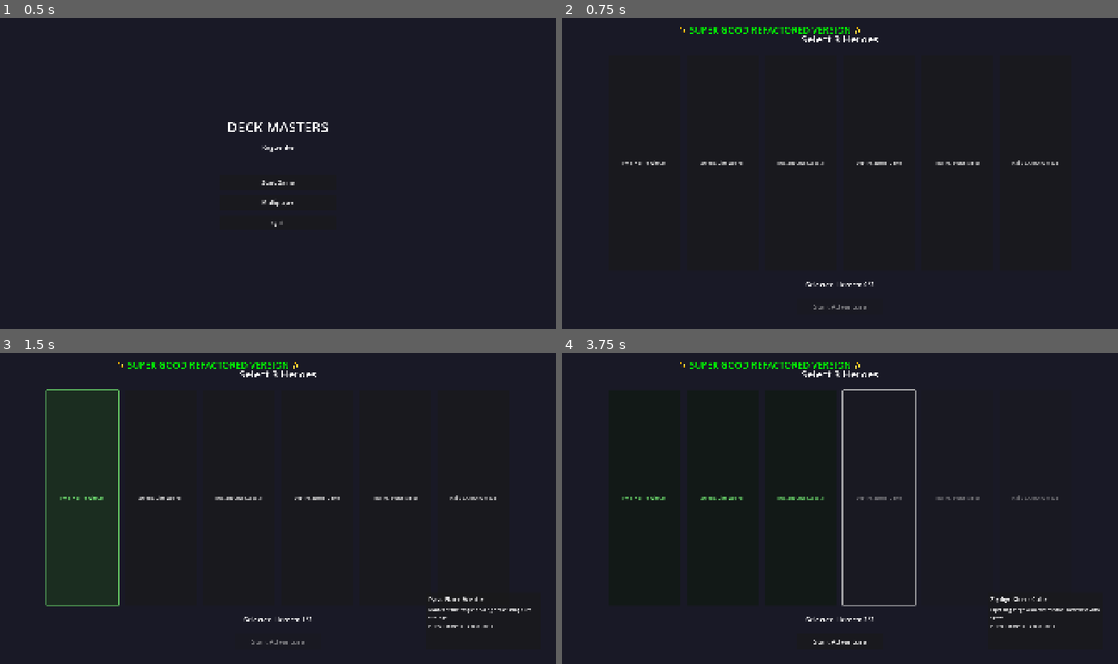
Above: before the commit, frames 1-4 (two rows, left to right).
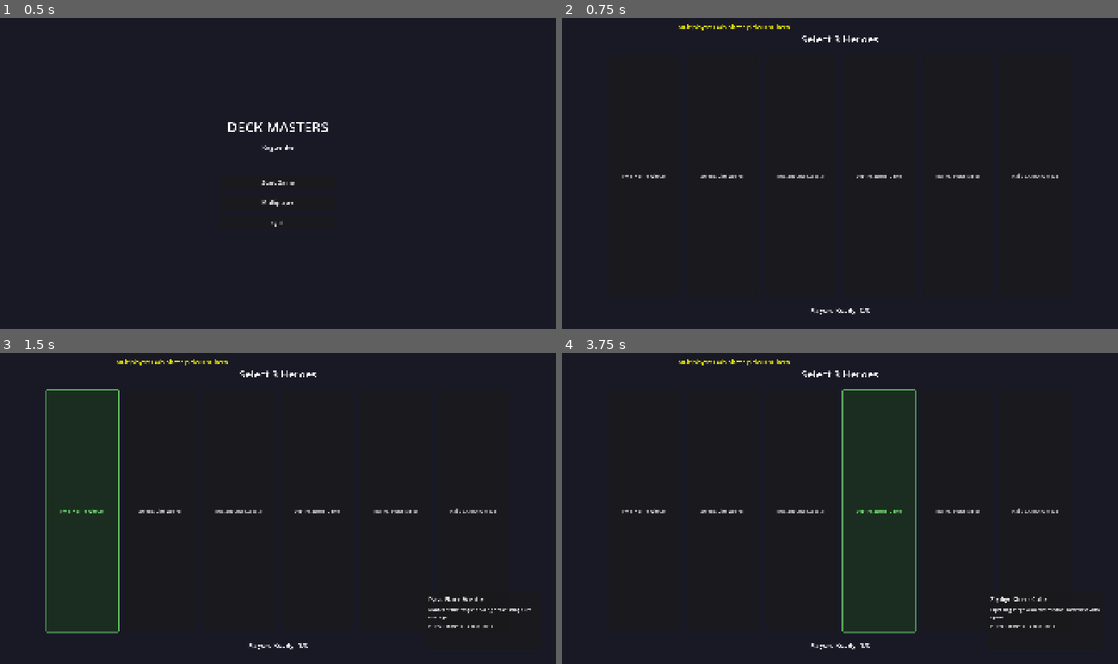
Above: after the commit, the same moments.

Repository: foldedtowels/multi-player-rogue-like
Game: Godot game, scene res://scenes/main_menu.tscn
Same seed, same stepped clock (60 frames per second), same inputs: the game is played once before the commit and once after it.
Inputs (mouse positions are in pixels of both pictures, inside the frame that each line leads up to):
- Up to frame 1 (0.5 s): no input
- Up to frame 2 (0.75 s): click "Start Game" at 0.5 s
- Up to frame 3 (1.5 s): click "Pyra, Flame Wielder" at 1.25 s
- Up to frame 4 (3.75 s): click "Selene, Life Weaver" at 2 s; click "Nyx, Shadow Assassin" at 2.75 s; click (878, 511) at 3.5 s, where only the run after the commit has a clickable "Zephyr, Storm Caller"

Frame 1 is identical in both runs. In frame 2, 1.5% of the frame differs, in the area x 10-90%, y 2-96%; in frame 3, 1.7%; in frame 4, 2.2%.

Commit message:
Refactor character selection for multiplayer
- Each player now picks ONE hero (not 3)
- Selections synced via RPC across all clients
- Heroes picked by others shown in red and disabled
- Host can start when all 3 players have selected
- Proper network ownership assignment

Diff:
--- a/scripts/character_selection.gd
+++ b/scripts/character_selection.gd
@@ -1,7 +1,10 @@
 extends Control
 
 var hero_db: Node
-var selected_heroes: Array[int] = []
+var network_manager: Node
+var my_selection: int = -1  # -1 = not selected
+var all_selections: Dictionary = {}  # peer_id -> hero_index
+
 var hero_buttons: Array[Button] = []
 
 @onready var hero_container: HBoxContainer = $VBoxContainer/HeroContainer
@@ -14,18 +17,20 @@
 
 func _ready():
 	hero_db = get_node("/root/HeroDatabase")
+	network_manager = get_node("/root/NetworkManager")
+
 	start_button.pressed.connect(_on_start_pressed)
 	start_button.disabled = true
 	info_panel.visible = false
 
-	# Add version indicator
-	var version_label = Label.new()
-	version_label.text = "✨ SUPER GOOD REFACTORED VERSION ✨"
-	version_label.add_theme_font_size_override("font_size", 32)
-	version_label.add_theme_color_override("font_color", Color(0, 1, 0))  # Bright green
-	version_label.horizontal_alignment = HORIZONTAL_ALIGNMENT_CENTER
-	version_label.position = Vector2(400, 20)
-	add_child(version_label)
+	# Add multiplayer status indicator
+	var status_label = Label.new()
+	status_label.text = "Multiplayer: Each player picks ONE hero"
+	status_label.add_theme_font_size_override("font_size", 20)
+	status_label.add_theme_color_override("font_color", Color(1, 1, 0))
+	status_label.horizontal_alignment = HORIZONTAL_ALIGNMENT_CENTER
+	status_label.position = Vector2(400, 20)
+	add_child(status_label)
 
 	create_hero_buttons()
 	update_selected_label()
@@ -45,13 +50,20 @@
 		hero_buttons.append(button)
 
 func _on_hero_button_pressed(index: int):
-	if selected_heroes.has(index):
+	# In multiplayer, each player picks ONE hero
+	if my_selection == index:
 		# Deselect
-		selected_heroes.erase(index)
+		my_selection = -1
 	else:
-		# Select if less than 3
-		if selected_heroes.size() < 3:
-			selected_heroes.append(index)
+		# Select this hero
+		my_selection = index
+
+	# Broadcast selection to all clients
+	var game_manager = get_node("/root/GameManager")
+	if multiplayer.is_server():
+		game_manager.rpc("receive_hero_selection", multiplayer.get_unique_id(), my_selection)
+	else:
+		game_manager.rpc_id(1, "receive_hero_selection", multiplayer.get_unique_id(), my_selection)
 
 	update_hero_buttons()
 	update_selected_label()
@@ -72,28 +84,56 @@
 func update_hero_buttons():
 	for i in hero_buttons.size():
 		var button = hero_buttons[i]
-		if selected_heroes.has(i):
+		if my_selection == i:
+			# My selection - green
 			button.modulate = Color(0.5, 1.0, 0.5)
+		elif is_hero_taken_by_others(i):
+			# Taken by another player - red
+			button.modulate = Color(1.0, 0.5, 0.5)
+			button.disabled = true
 		else:
 			button.modulate = Color.WHITE
-
-		# Disable if 3 already selected and this isn't one of them
-		if selected_heroes.size() >= 3 and not selected_heroes.has(i):
-			button.disabled = true
-		else:
 			button.disabled = false
 
+func is_hero_taken_by_others(hero_index: int) -> bool:
+	for peer_id in all_selections.keys():
+		if peer_id != multiplayer.get_unique_id() and all_selections[peer_id] == hero_index:
+			return true
+	return false
+
 func update_selected_label():
-	selected_label.text = "Selected Heroes: %d/3" % selected_heroes.size()
-	start_button.disabled = (selected_heroes.size() != 3)
+	var count = all_selections.size()
+	var player_count = NetworkManager.players.size()
+	selected_label.text = "Players Ready: %d/%d" % [count, player_count]
+
+	# Enable start button only for host when all players selected
+	if network_manager.is_host:
+		start_button.disabled = (count < player_count)
+		start_button.visible = true
+	else:
+		start_button.visible = false
+
+func on_player_selected_hero(peer_id: int, hero_index: int):
+	# Called by GameManager RPC when any player selects a hero
+	if hero_index == -1:
+		all_selections.erase(peer_id)
+	else:
+		all_selections[peer_id] = hero_index
+
+	update_hero_buttons()
+	update_selected_label()
 
 func _on_start_pressed():
+	# Host starts the game - collect all selections
+	var selected_heroes: Array[int] = []
+	var peer_ids = NetworkManager.players.keys()
+	peer_ids.sort()  # Ensure consistent order
+
+	for peer_id in peer_ids:
+		if all_selections.has(peer_id):
+			selected_heroes.append(all_selections[peer_id])
+
 	if selected_heroes.size() == 3:
 		var game_manager = get_node("/root/GameManager")
 		game_manager.select_heroes(selected_heroes)
-		# Synchronized scene change for multiplayer
-		var network_manager = get_node_or_null("/root/NetworkManager")
-		if network_manager and multiplayer.is_server():
-			network_manager.change_scene_synchronized.rpc("res://scenes/combat.tscn")
-		else:
-			get_tree().change_scene_to_file("res://scenes/combat.tscn")
+		network_manager.change_scene_synchronized.rpc("res://scenes/combat.tscn")
--- a/scripts/game_manager.gd
+++ b/scripts/game_manager.gd
@@ -167,6 +167,14 @@
 	# Assign network owner to character
 	if character_index < players.size():
 		players[character_index].network_owner_id = peer_id
+
+# Hero selection sync for character selection screen
+@rpc("any_peer", "call_local", "reliable")
+func receive_hero_selection(peer_id: int, hero_index: int):
+	# Broadcast to character selection scene
+	var char_select = get_tree().current_scene
+	if char_select and char_select.has_method("on_player_selected_hero"):
+		char_select.on_player_selected_hero(peer_id, hero_index)
 
 func start_player_turn(player_index: int):
 	# Server controls turn flow
